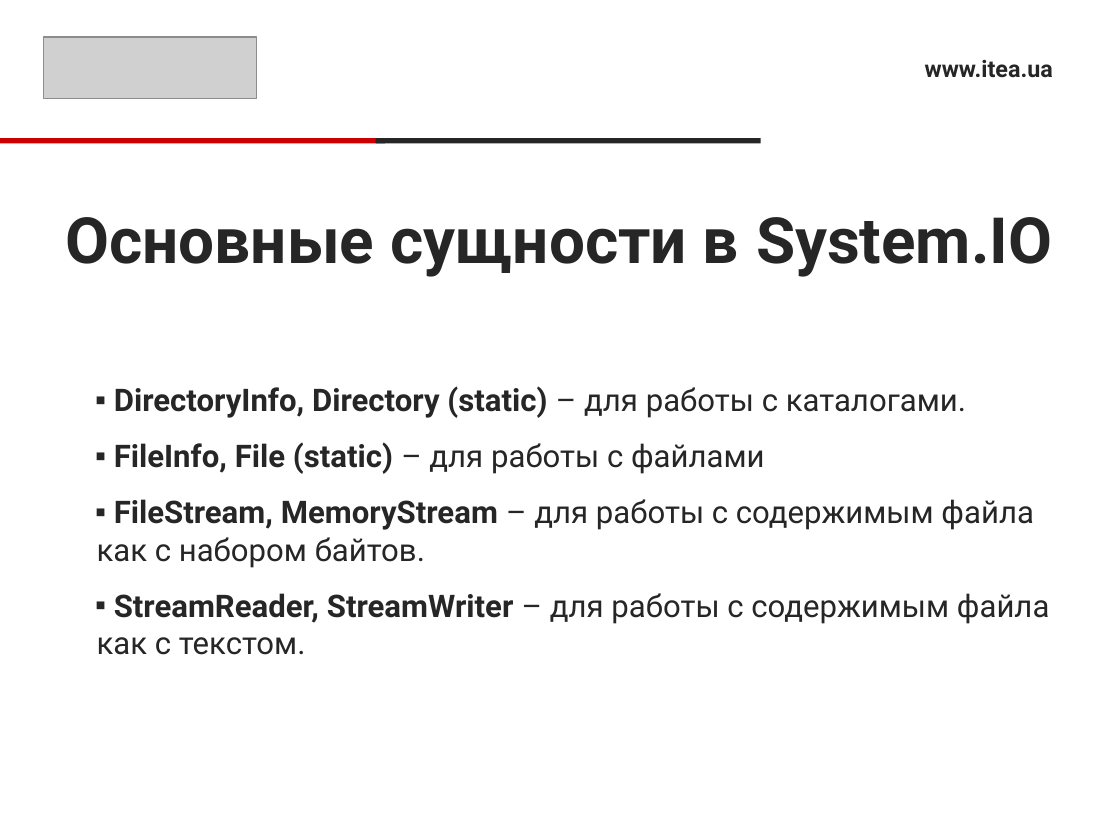
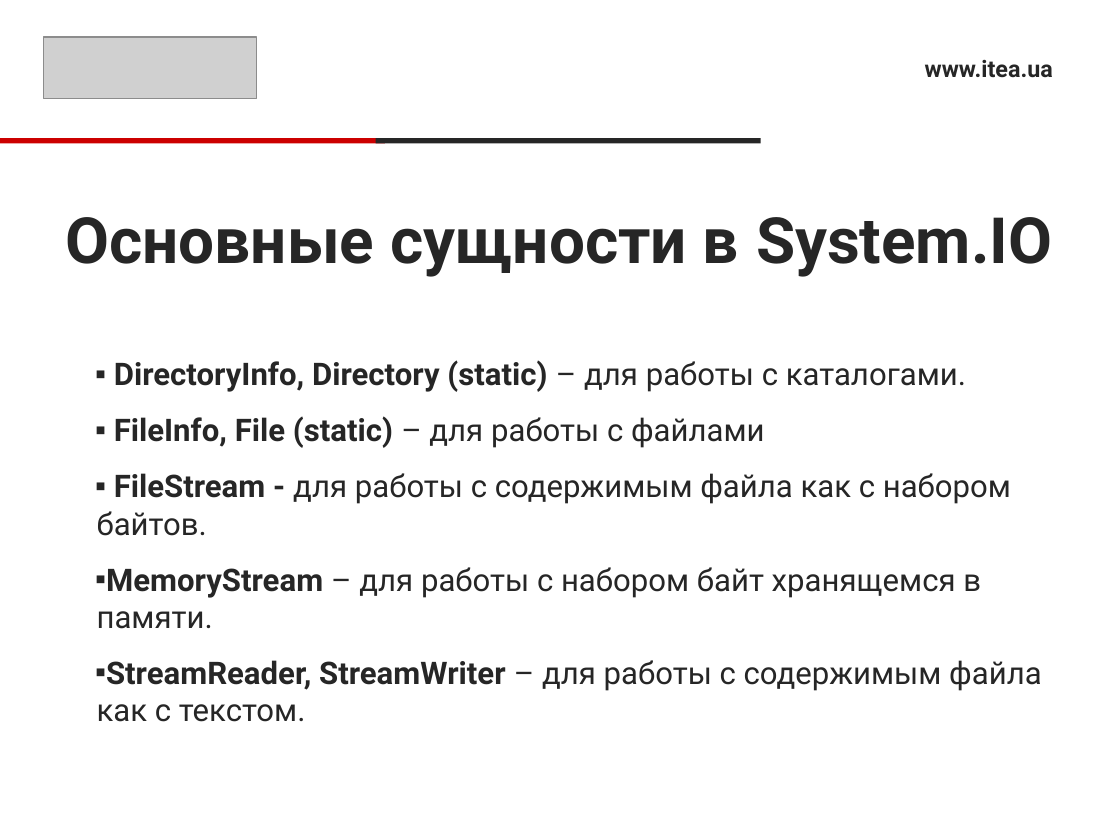
Before and after one commit to RusyaOne/CSharpAdvanced---19.01.2021, a slide deck: slide 3 of 9.IO/IO.pptx. Drawn at 1120x840 pixels with LibreOffice and Linux fonts; fonts in the diff are those of the drawing; grey boxes stand for pictures. Boxes give left, top, right and bottom in pixels: in the first picture for what was removed or moved away, otherwise in the second. Text is boxed around its words. In the diff, an @@ line names an element or a change of style, - is before the commit and + after.

Commit message:
Updated IO pressentation

```diff
--- a/9.IO/IO.pptx
+++ b/9.IO/IO.pptx
@@ text at <box>97,473,1011,629</box>: text changed @@
-▪ FileStream, MemoryStream – для работы с содержимым файла как с набором байтов.
+▪ FileStream - для работы с содержимым файла как с набором байтов.
+▪ MemoryStream – для работы с набором байт хранящемся в памяти.
```
